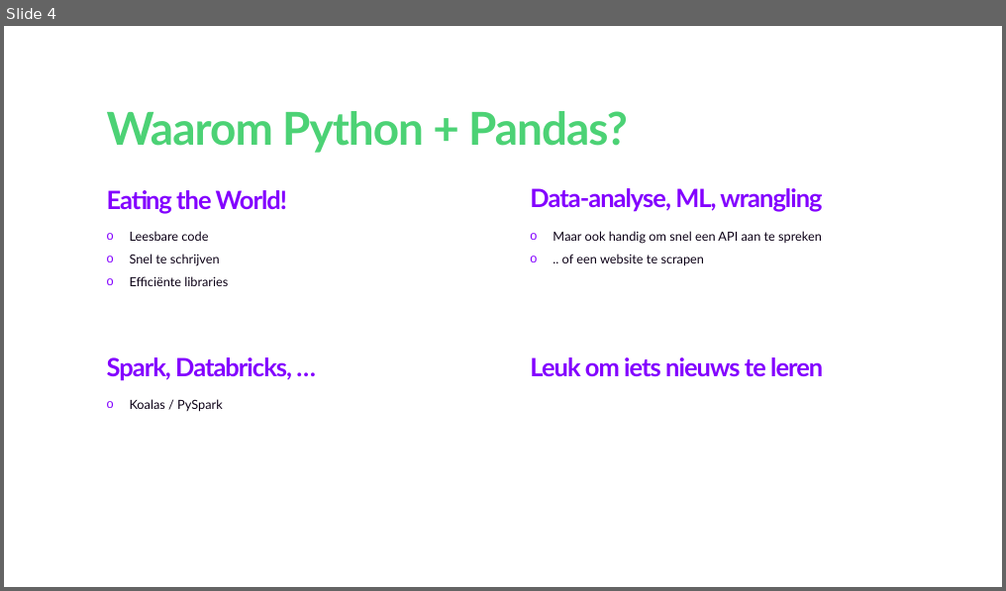
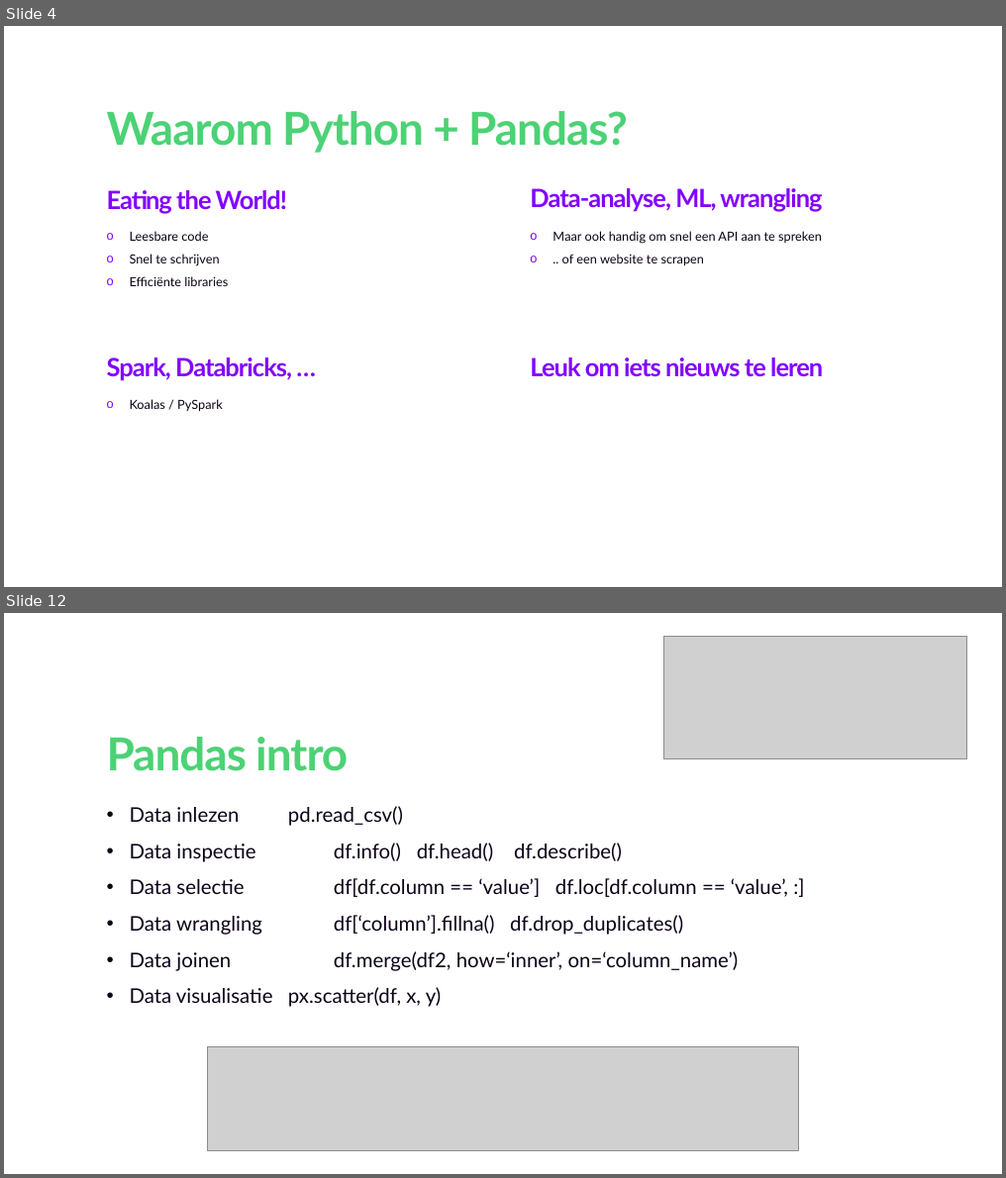
Before and after one commit to wortell-smart-learning/python-data-fundamentals, a slide deck: Python Fundamentals for Data Engineers and Data Scientists.pptx. Shown one above the other, each under a label of ours: slide 4 before the commit, slides 4 and 12 after it; the slides between them are not shown. The pictures are 1006x591 and 1006x1178 pixels, drawn with LibreOffice and Linux fonts; fonts in the diff are those of the drawing; grey boxes stand for pictures; background and template pictures are left out. Boxes give left, top, right and bottom in pixels: in the first picture for what was removed or moved away, otherwise in the second. Text is boxed around its words. In the diff, an @@ line names an element or a change of style, - is before the commit and + after.

```diff
--- a/Python Fundamentals for Data Engineers and Data Scientists.pptx
+++ b/Python Fundamentals for Data Engineers and Data Scientists.pptx
@@ slide 12 added at (4, 613, 1002, 1174), background #FFFFFF @@
@@ picture added at (663, 636, 966, 759) @@
@@ title added at (107, 737, 348, 771), 72 pt, text #4CD275, bold @@
+Pandas intro
@@ text added at (130, 806, 788, 1007), 32 pt, text #0C0116 @@
+• Data inlezen pd.read_csv()
+• Data inspectie df.info() df.head() df.describe()
+• Data selectie df[df.column == ‘value’] df.loc[df.column == ‘value’, :]
+• Data wrangling df[‘column’].fillna() df.drop_duplicates()
+• Data joinen df.merge(df2, how=‘inner’, on=‘column_name’)
+• Data visualisatie px.scatter(df, x, y)
@@ picture added at (207, 1048, 798, 1152) @@
```
Also in this commit, not shown: 3 slides changed, 8 other slides added, 1 other file.
